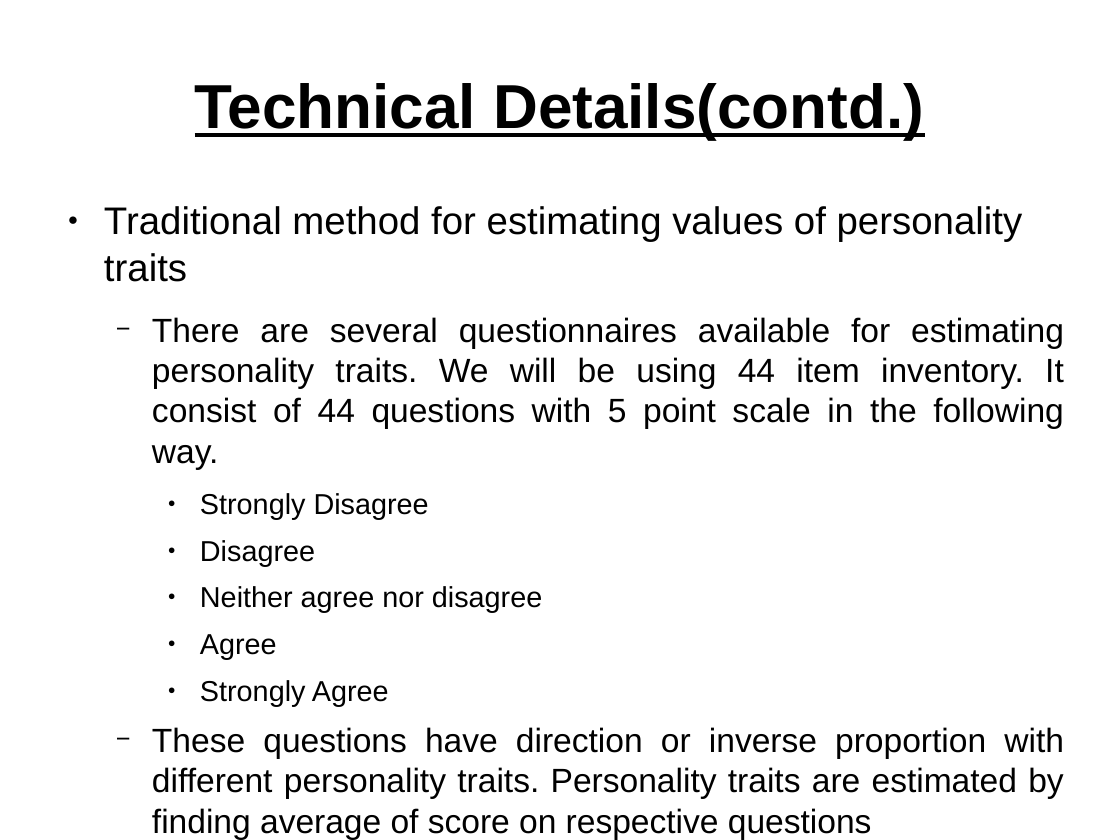
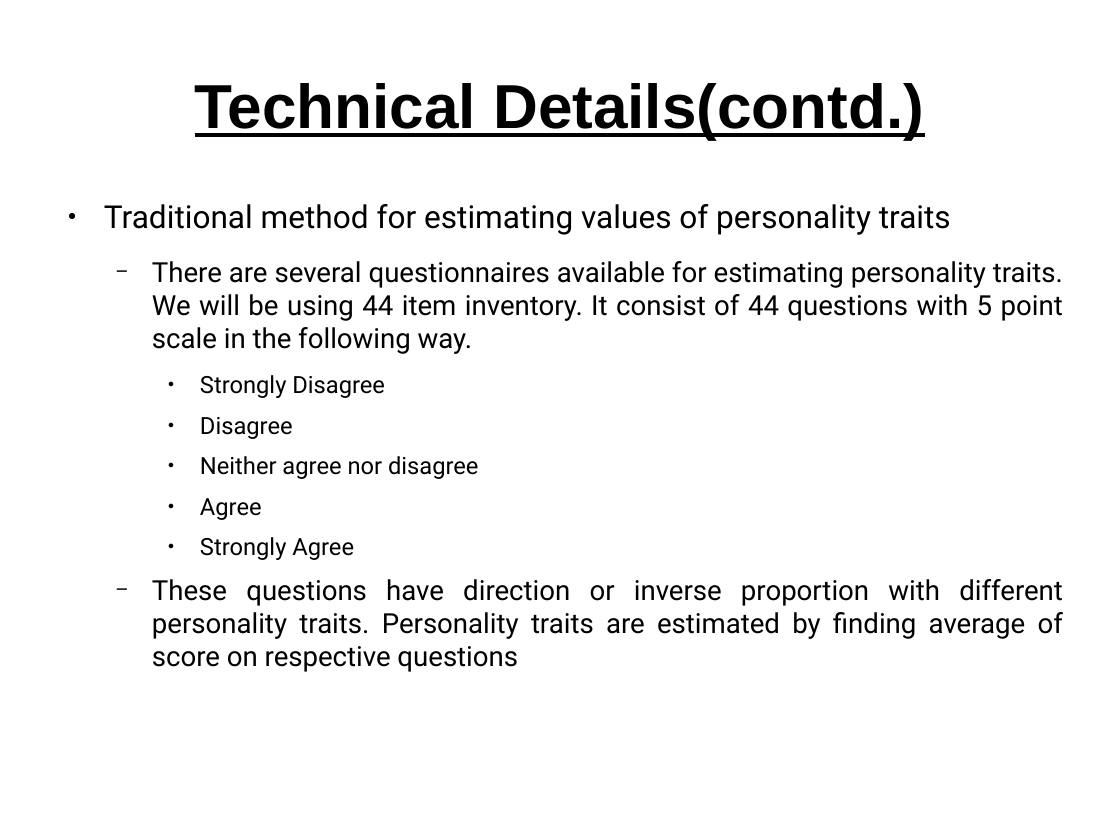
Before and after one commit to niyasc/Personality-Prediction-using-facebook-profile, a slide deck: slide 7 of Presentations/first.odp. Drawn at 1120x840 pixels with LibreOffice and Linux fonts; fonts in the diff are those of the drawing. Boxes give left, top, right and bottom in pixels: in the first picture for what was removed or moved away, otherwise in the second. Text is boxed around its words. In the diff, an @@ line names an element or a change of style, - is before the commit and + after.

Commit message:
Second presentation almost completed, biasing removed from neural network, neural network drawn using libre office draw for presentation

```diff
--- a/Presentations/first.odp
+++ b/Presentations/first.odp
@@ text "Traditional method for estimating values ..." at [104,204,1063,672]: size 27.2 to 22.4 pt in "Traditional method for estimating values of personality ..."; font Arial to Roboto; size 23.8 to 19.6 pt in "There are several questionnaires available for estimating ...", "These questions have direction or inverse proportion ..."; size 20.4 to 16.8 pt in "Strongly Disagree", "Disagree", "Neither agree nor disagree", "Agree" and 1 more places @@
```
Also in this commit, not shown: 4 other slides changed, 24 other files.
